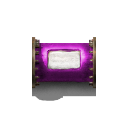
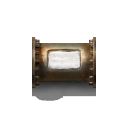
Layered file, before and after one edit (128 x 128). Changes by layer:
pixels changed over box(35, 39, 94, 83) (layer not identified)
